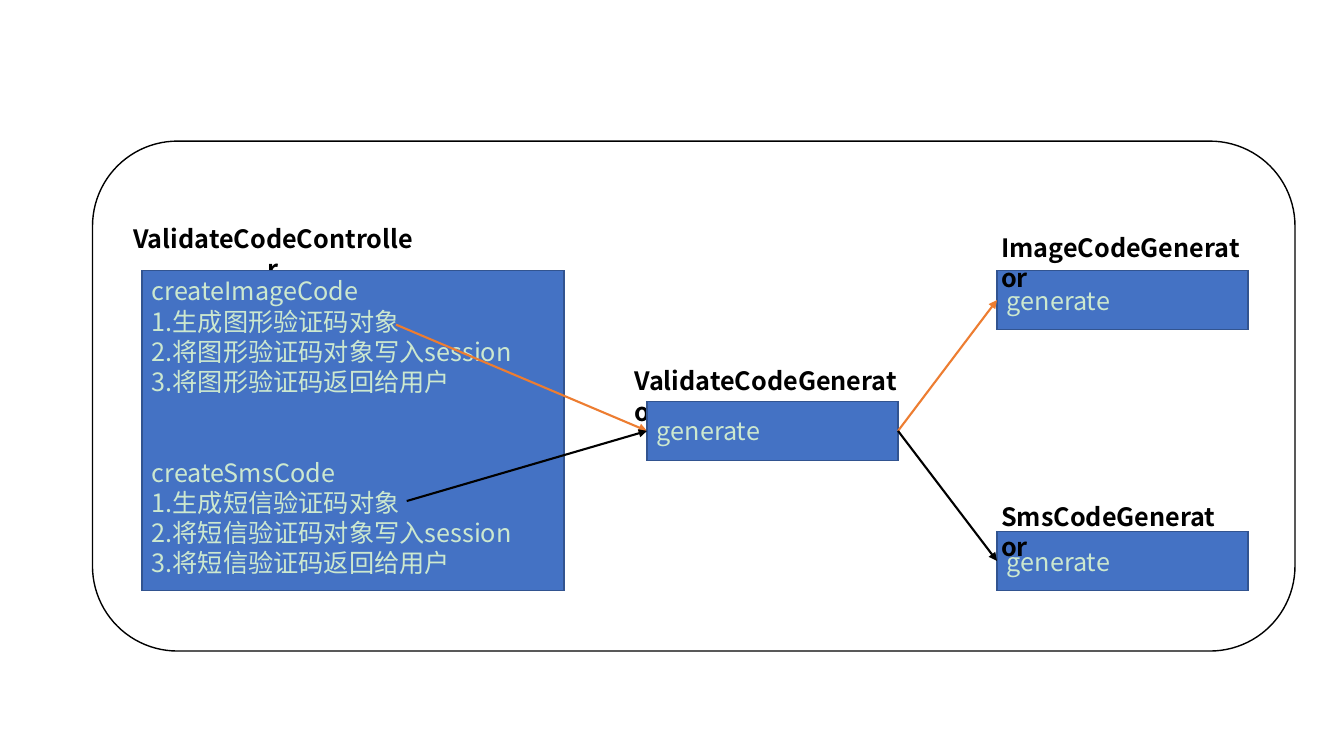
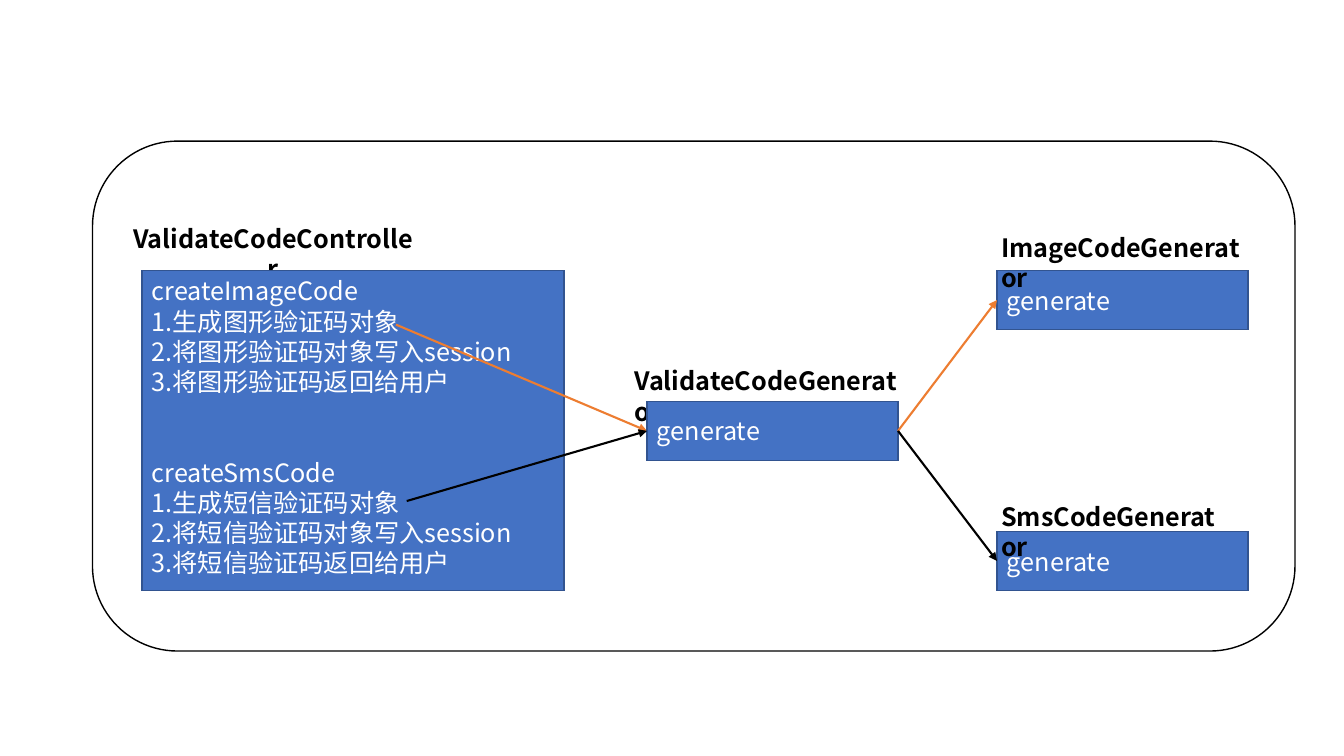
Before and after one commit to nieandsun/security, a slide deck: slide 5 of src/main/resources/docs/表单登陆认证、spring-security原理图.pptx. Drawn at 1344x756 pixels with LibreOffice and Linux fonts; fonts in the diff are those of the drawing. Boxes give left, top, right and bottom in pixels: in the first picture for what was removed or moved away, otherwise in the second. Text is boxed around its words. In the diff, an @@ line names an element or a change of style, - is before the commit and + after.

Commit message:
spring-security入门11---短信验证码(三)----短信验证码校验功能开发

```diff
--- a/src/main/resources/docs/表单登陆认证、spring-security原理图.pptx
+++ b/src/main/resources/docs/表单登陆认证、spring-security原理图.pptx
@@ background #CCE8CF to #FFFFFF @@
@@ text colour #CCE8CF to #FFFFFF in 4 elements at [142, 270, 565, 590], [647, 401, 898, 460], [997, 270, 1248, 329], [997, 531, 1248, 590] @@
```
Also in this commit, not shown: 5 other slides changed, 2 slides added, 7 other files.
